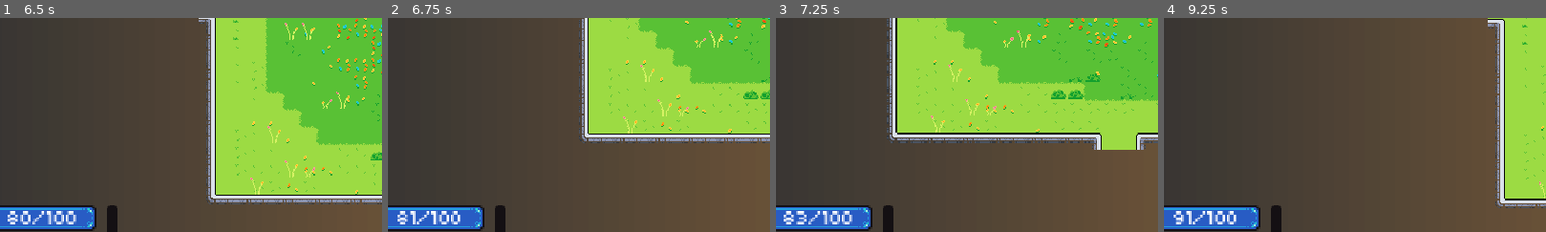
Above: before the commit, frames 1-4 (left to right).
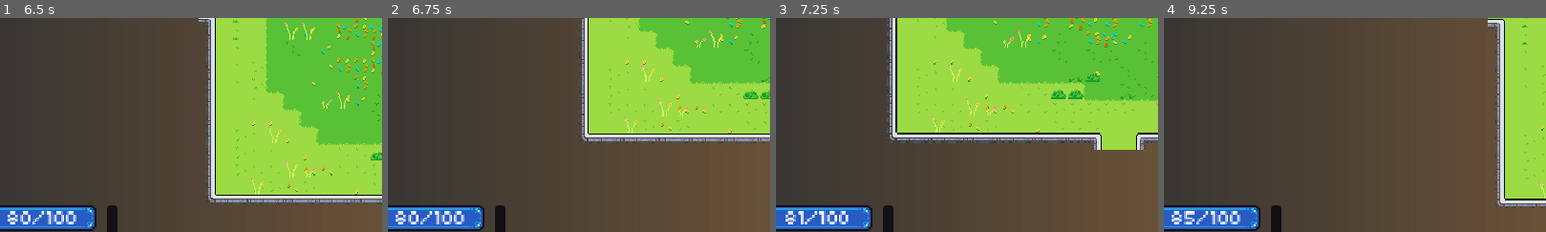
Above: after the commit, the same moments.

Repository: JohnHuber99/Black-Tower
Game: Godot game, scene res://Main_Menu/Main_Menu.tscn
Same seed, same stepped clock (60 frames per second), same inputs: the game is played once before the commit and once after it.
Inputs (mouse positions are % of the whole screen's width and height, from its top left):
- Up to frame 1 (6.5 s): click "Play Game" at 0.5 s; move the mouse to (48, 94) at 1.27 s; press the mouse at (48, 94) at 1.28 s; hold D (right) 1.28-2.03 s; move the mouse to (30, 55) at 2.02 s; release the mouse at (30, 55) at 2.03 s; hold S (down) 2.03-2.78 s; tap K (down_camera) at 2.1 s; move the mouse to (60, 28) at 2.77 s; hold D (right) 2.78-3.53 s; hold J (left_camera) 2.78-3.53 s; move the mouse to (45, 70) at 3.52 s; hold W (up) 3.53-4.28 s; tap L (right_camera) at 3.6 s; click (45, 70) at 3.67 s; move the mouse to (80, 65) at 4.27 s; hold E (spell) 4.28-5.03 s; hold A (left) 4.28-5.78 s; move the mouse to (20, 35) at 5.02 s; tap I (up_camera) at 5.1 s; move the mouse to (55, 50) at 5.77 s; press the mouse at (55, 50) at 5.78 s; hold S (down) from 5.78 s (still down)
- Up to frame 2 (6.75 s): move the mouse to (35, 25) at 6.52 s; release S (down) at 6.53 s; release the mouse at (35, 25) at 6.53 s; hold D (right) from 6.53 s (still down); tap K (down_camera) at 6.6 s
- Up to frame 3 (7.25 s): keep holding D (right)
- Up to frame 4 (9.25 s): move the mouse to (72, 45) at 7.27 s; release D (right) at 7.28 s; hold W (up) 7.28-8.03 s; hold J (left_camera) 7.28-8.03 s; move the mouse to (30, 55) at 8.02 s; hold D (right) 8.03-8.78 s; tap L (right_camera) at 8.1 s; click (30, 55) at 8.17 s; move the mouse to (60, 28) at 8.77 s; hold S (down) from 8.78 s (still down); hold E (spell) from 8.78 s (still down)
The pictures show only the part of the screen within x 8-58%, y 33-83%; the shares and areas given below are measured in that part.

Frame 1 is identical in both runs. In frame 2, 0.8% of the frame differs, in the area x 2-20%, y 90-97%; in frame 3, 0.8%; in frame 4, 0.8%.

Commit message:
First Damage + Break value balance path
- Decreased player + enemy damage
- Enemy now has 100 max health and 50 break bar
- most abilities have break identical to heath if not a little higher
-I increased mana cost of spells and halved mana regen.

Diff:
--- a/Break_Component/break_component.gd
+++ b/Break_Component/break_component.gd
@@ -2,7 +2,7 @@
 
 class_name BreakComponent
 
-@export var MAX_BREAK_BAR: int = 30
+@export var MAX_BREAK_BAR: int = 50
 var current_break_bar: int
 var is_broken: bool = false
 
--- a/Mana_Component/mana_component.gd
+++ b/Mana_Component/mana_component.gd
@@ -4,9 +4,9 @@
 const Mana_maxBar = 100
 
 var currentMana_Bar = Mana_Base
-var regeneration_Bar = 4
-const Plague_Grenade_Cost = 18
-const Smelling_Salts_cost = 20
+var regeneration_Bar = 2
+const Plague_Grenade_Cost = 22
+const Smelling_Salts_cost = 30
 const heavy_attack_cost = 20
 
 signal manabar_signal
--- a/PD Heavy Attack/spinning_knife.gd
+++ b/PD Heavy Attack/spinning_knife.gd
@@ -3,8 +3,8 @@
 class_name SpinningKnife
 
 @export var SPEED = 200 # Value is subject to change
-@export var damage = 30
-@export var break_effect = 30
+@export var damage = 15
+@export var break_effect = 20
 
 @onready var sprite = $AnimatedSprite2D
 
--- a/Slime_Enemy/Enemy_Scripts/enemy.gd
+++ b/Slime_Enemy/Enemy_Scripts/enemy.gd
@@ -7,7 +7,7 @@
 @export var speed = 150
 @export var dash_speed = 5
 @export var attack_proximity = 100
-@export var damage = 20
+@export var damage = 10
 @export var knockback = 400
 @export var wait_time: float = 0.5  # Time (in seconds) to wait after collision
 @export var break_factor: float = 0.5  # Factor by which stats are reduced when broken
@@ -129,6 +129,8 @@
 	queue_free()
 
 func _on_enemy_activated() -> void:
+	health.MAX_HEALTH = 100
+	health.current_health = 100
 	global_position = get_parent().global_position
 	enemyActivation = true
 
--- a/Spells/Plague Grenade/Plague_Grenade_Scripts/grenade_2.gd
+++ b/Spells/Plague Grenade/Plague_Grenade_Scripts/grenade_2.gd
@@ -2,8 +2,8 @@
 
 @export var speed = 600
 @export var targetPosition: Vector2
-@export var damage = 30
-@export var break_effect = 30
+@export var damage = 15
+@export var break_effect = 25
 
 @onready var path_follow_2d = $PathFollow2D
 @onready var grenade_sprite = $PathFollow2D/Area2D/Sprite2D
Not shown, changed: 04B_03__.TTF.import
Not shown, added: Break_Component/break_component.gd.uid
Not shown: 1 places in Slime_Enemy/enemy.tscn that only renumber resources
Not shown: 1 places in Spells/Plague Grenade/grenade.tscn that only renumber resources
Not shown: 1 places in Spells/Plague Grenade/grenade2.tscn that only renumber resources
